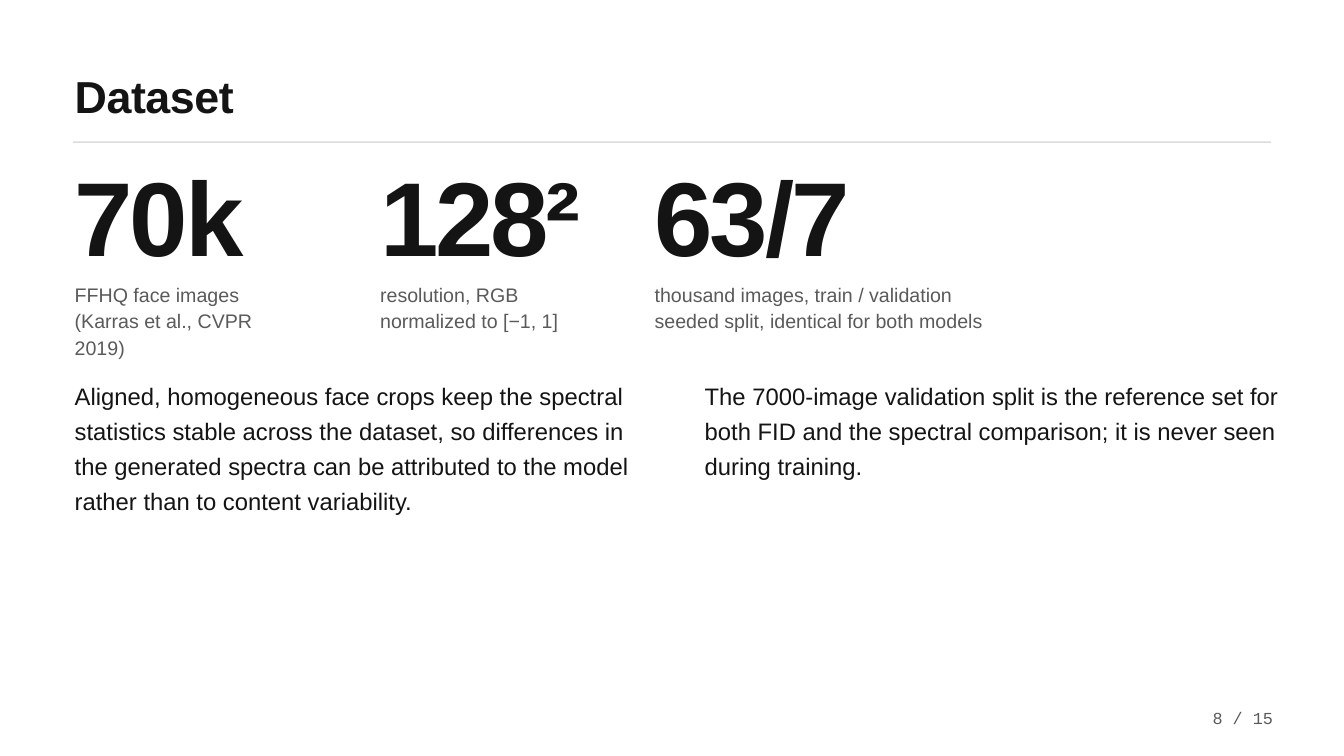
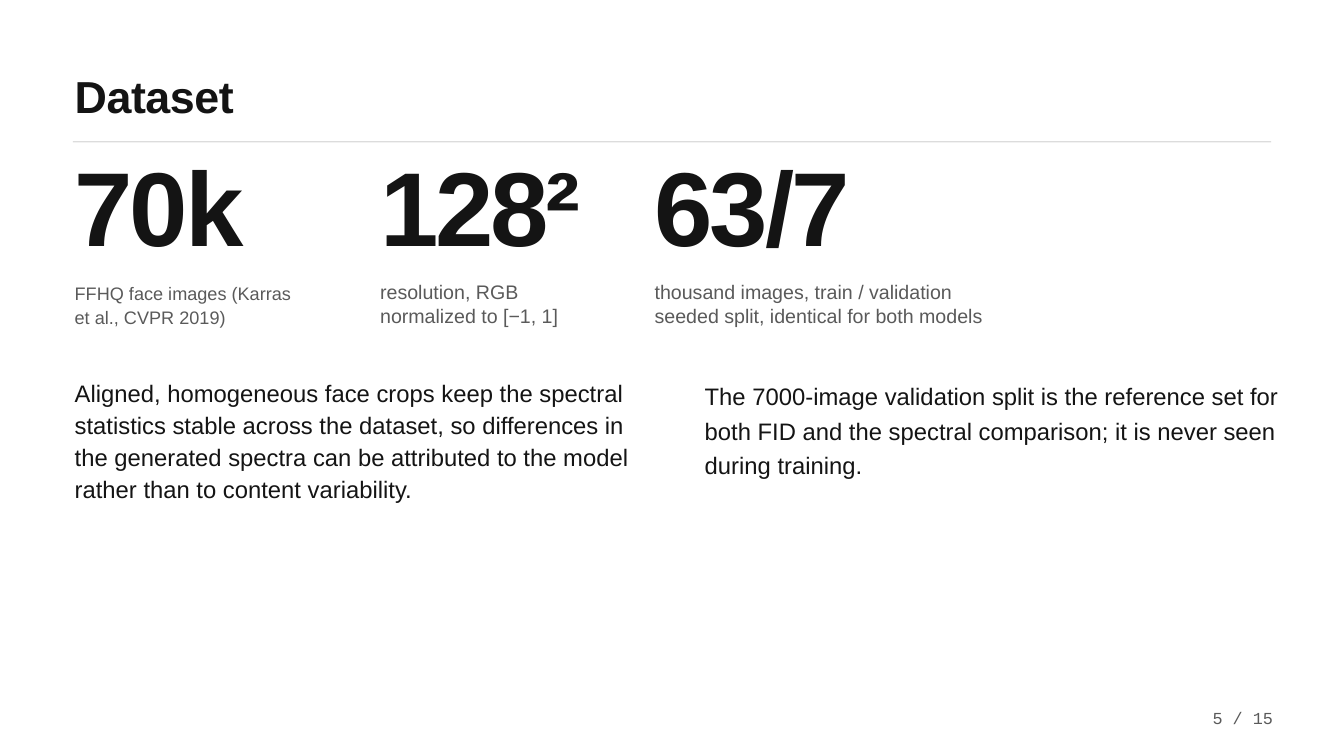
Before and after one commit to CiccioNos/cv-project6, a slide deck: slide 5 of Presentazione_Computer_Vision.pptx (slide 8 before the commit). Drawn at 1344x756 pixels with LibreOffice and Linux fonts; fonts in the diff are those of the drawing. Boxes give left, top, right and bottom in pixels: in the first picture for what was removed or moved away, otherwise in the second. Text is boxed around its words. In the diff, an @@ line names an element or a change of style, - is before the commit and + after.

```diff
--- a/Presentazione_Computer_Vision.pptx
+++ b/Presentazione_Computer_Vision.pptx
@@ line spacing 0.78 to 0.68 in 3 elements at (75, 170, 244, 247), (380, 172, 581, 247), (655, 170, 850, 248) @@
@@ text "FFHQ face images (Karras et ..." at (75, 287, 291, 328): size 21 to 19.4 pt; line spacing 1.14 to 1.12 @@
@@ text "resolution, RGB normalized to [−1, ..." at (380, 285, 558, 327): line spacing 1.14 to 1.02 @@
@@ text "thousand images, train / validation ..." at (655, 285, 982, 327): line spacing 1.14 to 1.02 @@
@@ text "Aligned, homogeneous face crops keep ..." at (75, 384, 628, 503): line spacing 1.22 to 1.12 @@
@@ text at (1213, 713, 1273, 724): text changed @@
-8 / 15
+5 / 15
```
Also in this commit, not shown: 12 other slides changed, 2 slides added, 2 slides removed, 2 other files.
